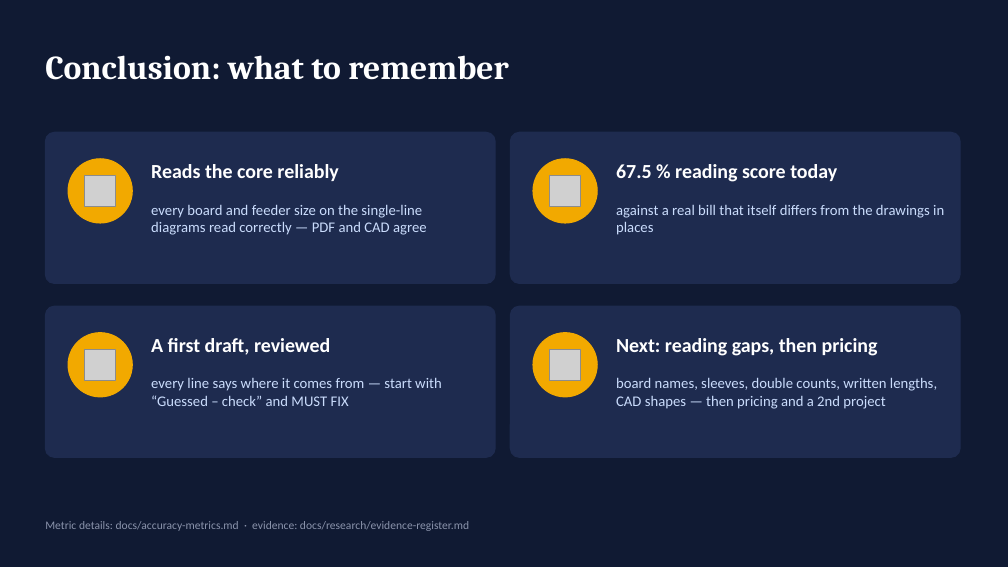
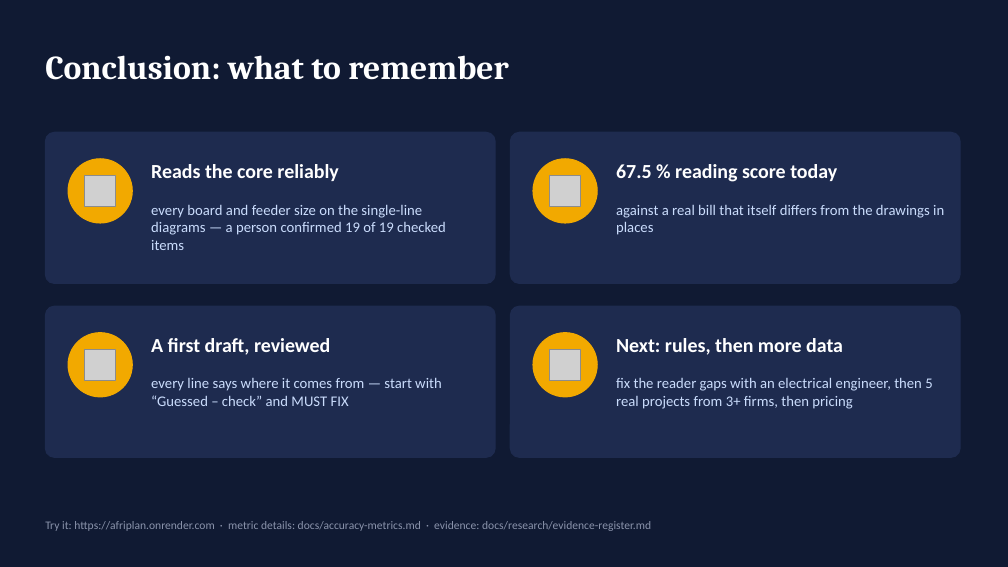
Before and after one commit to Jonathan-Lukwichi/afriplan-ai, a slide deck: slide 34 of docs/presentation/AfriPlan_User_Guide.pptx (slide 28 before the commit). Drawn at 1008x567 pixels with LibreOffice and Linux fonts; fonts in the diff are those of the drawing; grey boxes stand for pictures. Boxes give left, top, right and bottom in pixels: in the first picture for what was removed or moved away, otherwise in the second. Text is boxed around its words. In the diff, an @@ line names an element or a change of style, - is before the commit and + after.

```diff
--- a/docs/presentation/AfriPlan_User_Guide.pptx
+++ b/docs/presentation/AfriPlan_User_Guide.pptx
@@ text at bbox=[151, 205, 446, 250]: text changed @@
-every board and feeder size on the single-line diagrams read correctly — PDF and CAD agree
+every board and feeder size on the single-line diagrams — a person confirmed 19 of 19 checked items
@@ text at bbox=[616, 338, 843, 355]: text changed @@
-Next: reading gaps, then pricing
+Next: rules, then more data
@@ text at bbox=[616, 378, 932, 409]: text changed @@
-board names, sleeves, double counts, written lengths, CAD shapes — then pricing and a 2nd project
+fix the reader gaps with an electrical engineer, then 5 real projects from 3+ firms, then pricing
@@ text at bbox=[45, 521, 651, 531]: text changed @@
-Metric details: docs/accuracy-metrics.md · evidence: docs/research/evidence-register.md
+Try it: https://afriplan.onrender.com · metric details: docs/accuracy-metrics.md · evidence: docs/research/evidence-register.md
```
Also in this commit, not shown: 5 other slides changed, 6 slides added, 2 other files.
